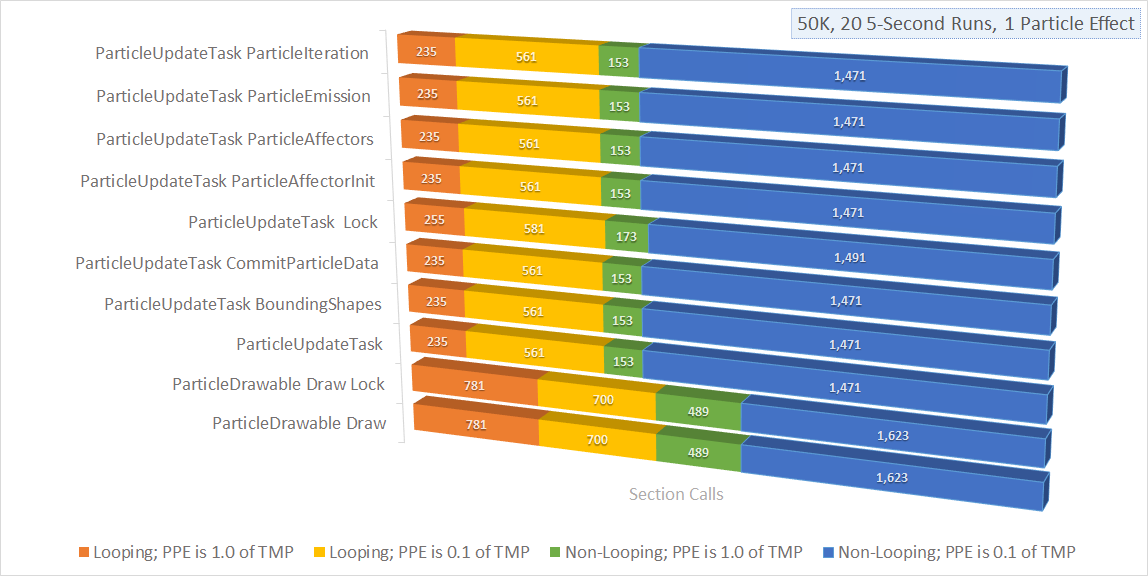
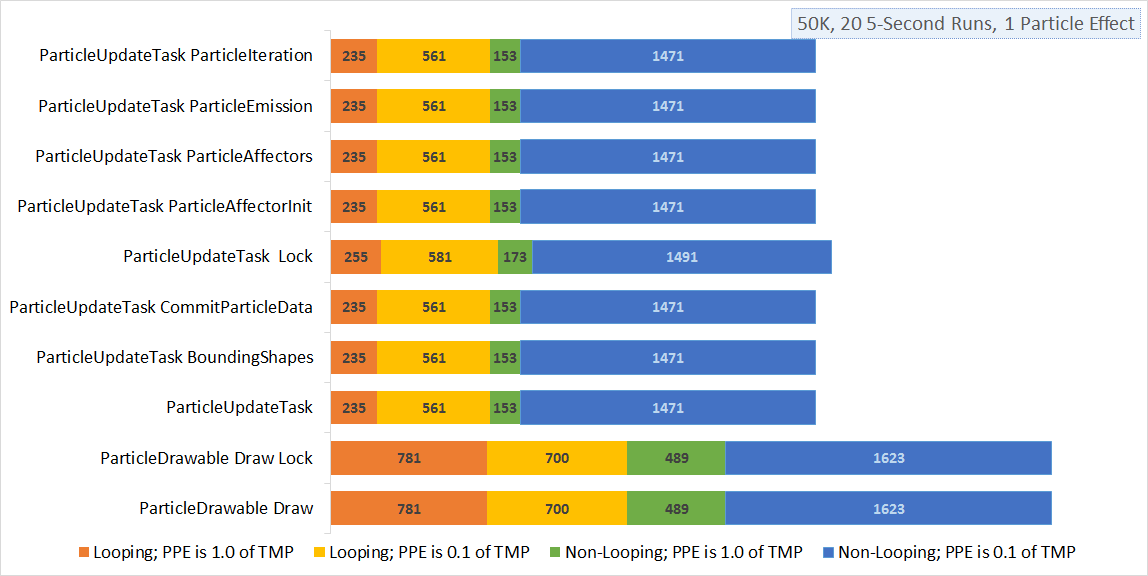
The second 1148x576 image is a revision of the first. Changes to its layers:
added layer "Layer 5" above "Layer 4" over left=10, top=29, right=1076, bottom=561
